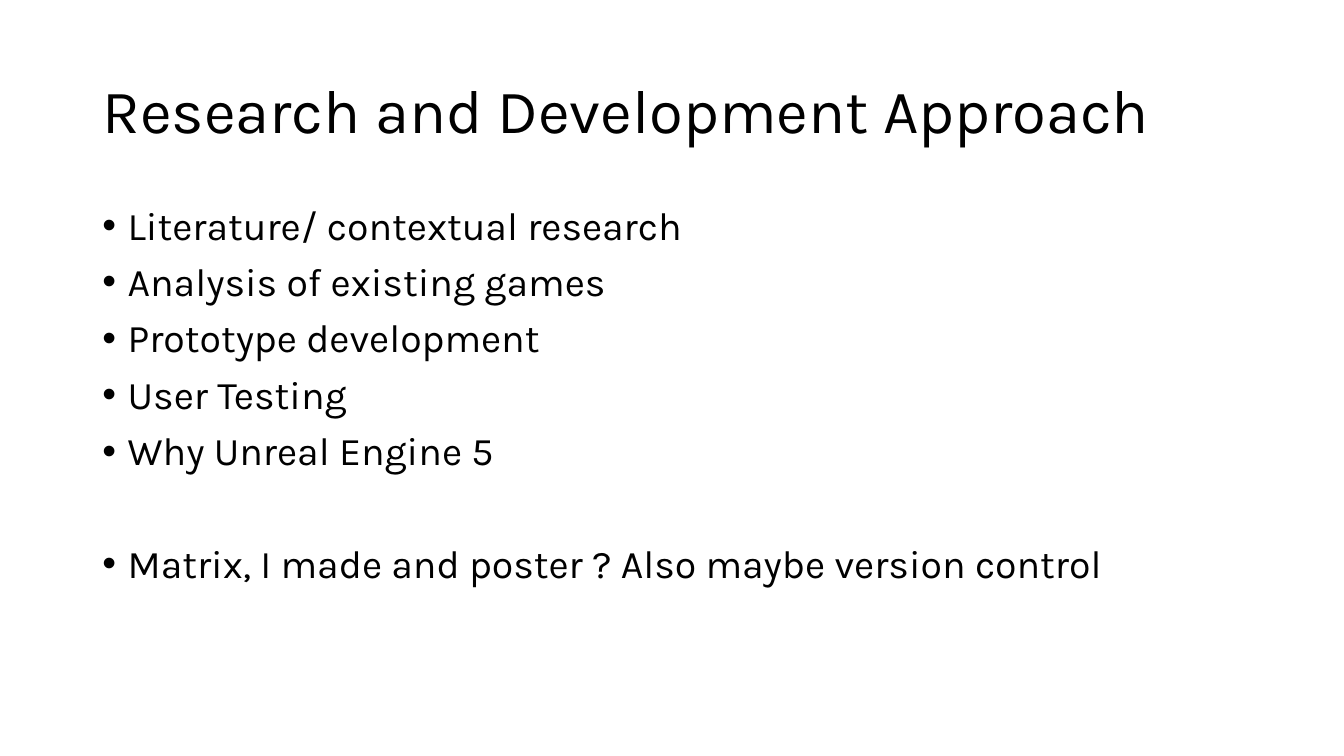
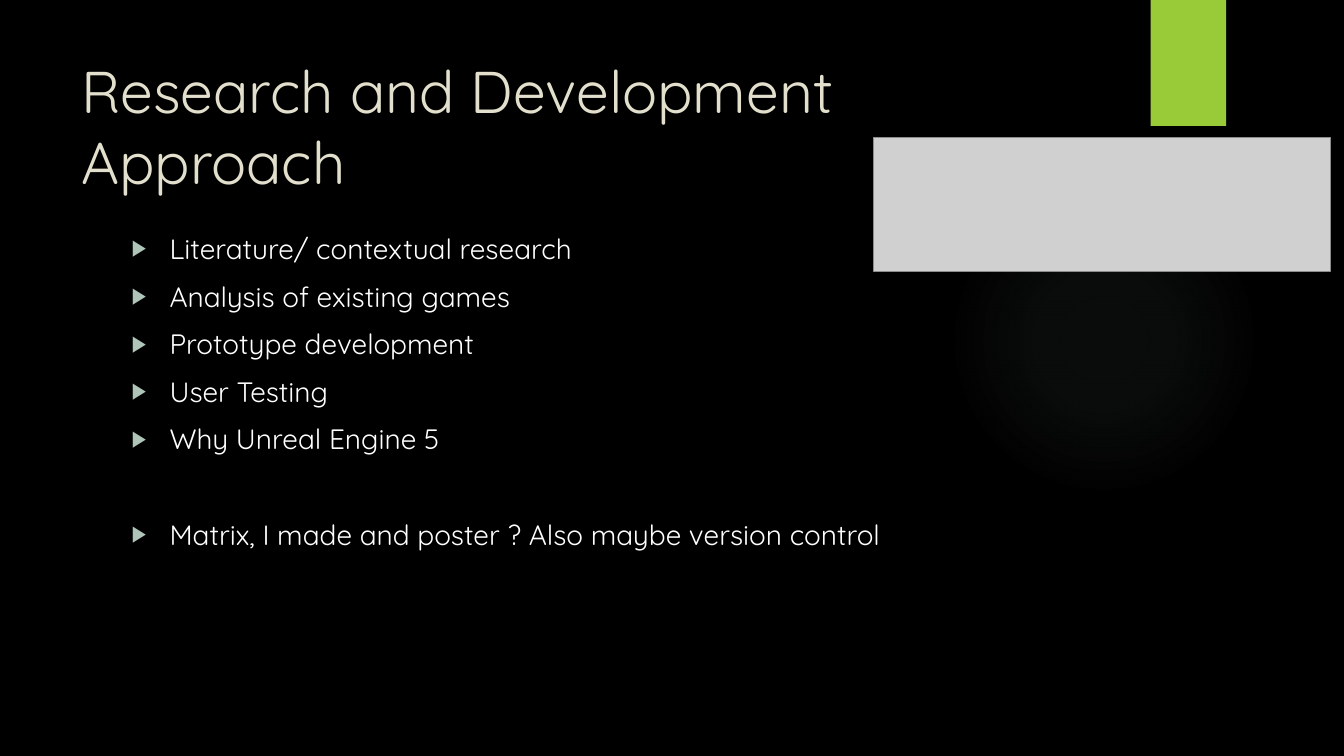
Before and after one commit to Mdot5596/MA-Dissertation, a slide deck: slide 3 of Submission/MockViva.pptx. Drawn at 1344x756 pixels with LibreOffice and Linux fonts; fonts in the diff are those of the drawing; grey boxes stand for pictures; background and template pictures are left out. Boxes give left, top, right and bottom in pixels: in the first picture for what was removed or moved away, otherwise in the second. Text is boxed around its words. In the diff, an @@ line names an element or a change of style, - is before the commit and + after.

Commit message:
Viva update and more testing feedback

```diff
--- a/Submission/MockViva.pptx
+++ b/Submission/MockViva.pptx
@@ background #FFFFFF to picture (left out) @@
@@ rectangle added at (1150,0,1226,126), fill #99CB38 @@
@@ title "Research and Development Approach": place and size @@
-title "Research and Development Approach" at (102,91,1149,148)
+title "Research and Development Approach" at (81,69,833,196)
@@ title "Research and Development Approach" at (81,69,833,196): size 44 to 42 pt, font Karla to Quicksand, text colour #000000 to #E2DFCC; line spacing 0.9 to 1; vertical alignment middle to top @@
@@ picture added at (874,137,1332,271) @@
@@ ellipse added at (949,185,1259,495), fill gradient #87A896 @@
@@ text "Literature/ contextual research": place and size @@
-text "Literature/ contextual research" at (128,211,1101,588)
+text "Literature/ contextual research" at (170,236,880,551)
@@ text "Literature/ contextual research" at (170,236,880,551): size 28 to 20 pt, font Karla to Quicksand, text colour #000000 to #FFFFFF; bullet • to ▶; line spacing 0.9 to 1 @@
```
Also in this commit, not shown: 10 other slides changed, 4 slides added, 2 slides removed, 1 other file.
